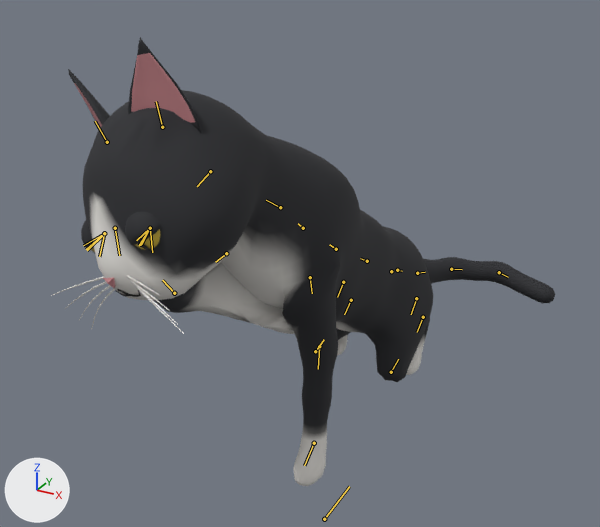
What one commit did to the glTF model models/cat/out/Cat.roblox.glb.
One viewpoint serves both versions: a 50 mm lens placed at (1.64, -3.29, 2.41), pointed at (-0.09, -0.15, 0.84). The axes (+X, +Y, +Z) are drawn at lower left. The lights are the same throughout. The picture after the commit comes second. Both versions are drawn at frame 75 of the action 'IdleGroom'; the numbers are the values there. The bones that bend it are drawn over the model as lines.

In view in the first picture: 'Cat'.
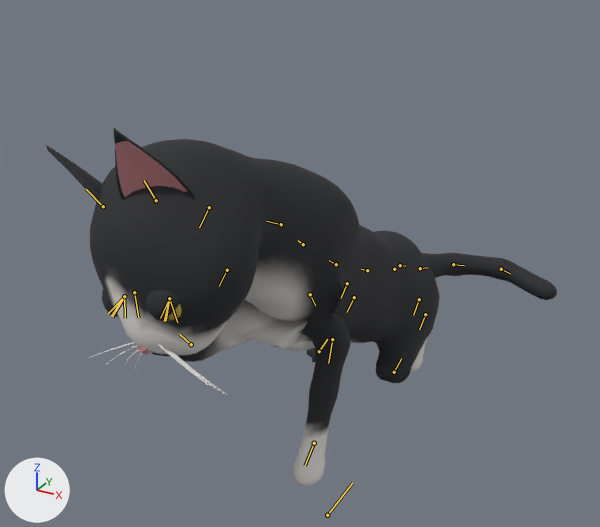
Boxes (x1, y1, x2, y2) around the edits, measured in the pictures (600 x 527 px):
```json
{"object": "Cat", "change": "posed", "before": [51, 37, 555, 486], "after": [46, 128, 557, 486], "on screen": "20% shorter"}
{"bone": "Root", "before": "(324, 519) to (349, 486)", "after": "(327, 515) to (352, 483)"}
{"bone": "Hips", "before": "(391, 271) to (390, 271)", "after": "(394, 269) to (393, 269)"}
{"bone": "Spine1", "before": "(367, 261) to (360, 258)", "after": "(367, 270) to (361, 269)"}
{"bone": "Spine2", "before": "(336, 249) to (329, 244)", "after": "(336, 264) to (329, 260)"}
{"bone": "Neck", "before": "(280, 207) to (266, 200)", "after": "(281, 224) to (266, 221)"}
{"bone": "Head", "before": "(210, 171) to (197, 186)", "after": "(209, 207) to (199, 227)"}
{"bone": "UpperArm.L", "before": "(310, 277) to (312, 293)", "after": "(310, 294) to (315, 305)"}
{"bone": "Forearm.L", "before": "(319, 346) to (318, 369)", "after": "(332, 339) to (328, 363)"}
{"bone": "Paw.L", "before": "(314, 443) to (304, 465)", "after": "(314, 443) to (305, 465)"}
{"bone": "UpperArm.R", "before": "(226, 253) to (215, 262)", "after": "(227, 270) to (219, 286)"}
{"bone": "Forearm.R", "before": "(174, 293) to (162, 280)", "after": "(191, 344) to (179, 334)"}
{"bone": "Tail1", "before": "(397, 270) to (402, 271)", "after": "(400, 265) to (405, 266)"}
{"bone": "Thigh.L", "before": "(416, 298) to (411, 314)", "after": "(419, 299) to (413, 315)"}
{"bone": "Shin.L", "before": "(391, 372) to (398, 359)", "after": "(394, 372) to (401, 358)"}
{"bone": "Foot.L", "before": "(423, 317) to (417, 332)", "after": "(425, 314) to (419, 329)"}
{"bone": "Thigh.R", "before": "(343, 282) to (337, 297)", "after": "(347, 283) to (341, 298)"}
{"bone": "Shin.R", "before": "(315, 351) to (324, 339)", "after": "(319, 351) to (327, 339)"}
{"bone": "Foot.R", "before": "(351, 300) to (344, 314)", "after": "(354, 297) to (347, 312)"}
```

The change, as JSON lines over the scene's bpy script:
```json
{"block": "bone_root", "where": "bone_root = bpy.data.objects['CatRig'].pose.bones['Root']"}
{"op": "set", "path": "bone_root.location", "old": "(0.0, -0.007, -0.161)", "new": "(0.0, 0.002, -0.161)"}
{"block": "bone_hips", "where": "bone_hips = bpy.data.objects['CatRig'].pose.bones['Hips']  # child of 'Root'"}
{"op": "set", "path": "bone_hips.rotation_quaternion", "old": "(0.975, -0.221, 0.0, 0.0)", "new": "(0.99, -0.143, 0.0, 0.0)", "note": "degrees (-26, 0, 0) -> degrees (-17, 0, 0)"}
{"block": "bone_spine1", "where": "bone_spine1 = bpy.data.objects['CatRig'].pose.bones['Spine1']  # child of 'Hips'"}
{"op": "set", "path": "bone_spine1.rotation_quaternion", "old": "(0.999, -0.04, 0.0, 0.0)", "new": "(0.996, -0.088, 0.0, 0.0)", "note": "degrees (-5, 0, 0) -> degrees (-10, 0, 0)"}
{"block": "bone_spine2", "where": "bone_spine2 = bpy.data.objects['CatRig'].pose.bones['Spine2']  # child of 'Spine1'"}
{"op": "set", "path": "bone_spine2.rotation_quaternion", "old": "(1.0, -0.028, 0.0, 0.0)", "new": "(0.998, -0.064, 0.0, 0.0)", "note": "degrees (-3, 0, 0) -> degrees (-7, 0, 0)"}
{"block": "bone_neck", "where": "bone_neck = bpy.data.objects['CatRig'].pose.bones['Neck']  # child of 'Chest'"}
{"op": "set", "path": "bone_neck.rotation_quaternion", "old": "(0.935, 0.34, 0.036, 0.098)", "new": "(0.907, 0.407, 0.043, 0.095)", "note": "degrees (40, 0, 12) -> degrees (48, 0, 12)"}
{"block": "bone_head", "where": "bone_head = bpy.data.objects['CatRig'].pose.bones['Head']  # child of 'Neck'"}
{"op": "set", "path": "bone_head.rotation_quaternion", "old": "(0.971, 0.205, 0.103, 0.066)", "new": "(0.949, 0.291, 0.109, 0.057)", "note": "degrees (25, 10, 10) -> degrees (35, 10, 10)"}
{"block": "bone_upperarm_l", "where": "bone_upperarm_l = bpy.data.objects['CatRig'].pose.bones['UpperArm.L']  # child of 'Chest'"}
{"op": "set", "path": "bone_upperarm_l.rotation_quaternion", "old": "(0.987, 0.161, -0.004, -0.026)", "new": "(0.939, 0.344, -0.009, -0.025)", "note": "degrees (19, 0, -3) -> degrees (40, 0, -3)"}
{"block": "bone_forearm_l", "where": "bone_forearm_l = bpy.data.objects['CatRig'].pose.bones['Forearm.L']  # child of 'UpperArm.L'"}
{"op": "set", "path": "bone_forearm_l.rotation_quaternion", "old": "(0.988, 0.155, 0.0, 0.0)", "new": "(0.987, -0.159, 0.0, 0.0)", "note": "degrees (18, 0, 0) -> degrees (-18, 0, 0)"}
{"block": "bone_paw_l", "where": "bone_paw_l = bpy.data.objects['CatRig'].pose.bones['Paw.L']  # child of 'Forearm.L'"}
{"op": "set", "path": "bone_paw_l.rotation_quaternion", "old": "(1.0, -0.03, 0.0, 0.0)", "new": "(0.995, 0.1, 0.0, 0.0)", "note": "degrees (-3, 0, 0) -> degrees (11, 0, 0)"}
{"block": "bone_upperarm_r", "where": "bone_upperarm_r = bpy.data.objects['CatRig'].pose.bones['UpperArm.R']  # child of 'Chest'"}
{"op": "set", "path": "bone_upperarm_r.rotation_quaternion", "old": "(0.779, -0.626, 0.016, -0.02)", "new": "(0.928, -0.371, 0.01, -0.024)", "note": "degrees (-78, 0, -3) -> degrees (-44, 0, -3)"}
{"block": "bone_forearm_r", "where": "bone_forearm_r = bpy.data.objects['CatRig'].pose.bones['Forearm.R']  # child of 'UpperArm.R'"}
{"op": "set", "path": "bone_forearm_r.rotation_quaternion", "old": "(0.979, -0.204, 0.0, 0.0)", "new": "(0.886, -0.465, 0.0, 0.0)", "note": "degrees (-24, 0, 0) -> degrees (-55, 0, 0)"}
{"block": "bone_tail1", "where": "bone_tail1 = bpy.data.objects['CatRig'].pose.bones['Tail1']  # child of 'Hips'"}
{"op": "set", "path": "bone_tail1.rotation_quaternion", "old": "(0.999, 0.007, 0.0, -0.035)", "new": "(0.997, -0.073, 0.003, -0.035)", "note": "degrees (1, 0, -4) -> degrees (-8, 0, -4)"}
{"block": "bone_thigh_l", "where": "bone_thigh_l = bpy.data.objects['CatRig'].pose.bones['Thigh.L']  # child of 'Hips'"}
{"op": "set", "path": "bone_thigh_l.rotation_quaternion", "old": "(0.999, 0.04, 0.0, 0.0)", "new": "(0.999, -0.044, 0.0, 0.0)", "note": "degrees (5, 0, 0) -> degrees (-5, 0, 0)"}
{"block": "bone_shin_l", "where": "bone_shin_l = bpy.data.objects['CatRig'].pose.bones['Shin.L']  # child of 'Thigh.L'"}
{"op": "set", "path": "bone_shin_l.rotation_quaternion", "old": "(0.737, 0.676, 0.0, 0.0)", "new": "(0.716, 0.698, 0.0, 0.0)", "note": "degrees (85, 0, 0) -> degrees (89, 0, 0)"}
{"block": "bone_foot_l", "where": "bone_foot_l = bpy.data.objects['CatRig'].pose.bones['Foot.L']  # child of 'Shin.L'"}
{"op": "set", "path": "bone_foot_l.rotation_quaternion", "old": "(0.753, -0.659, 0.0, 0.0)", "new": "(0.735, -0.678, 0.0, 0.0)", "note": "degrees (-82, 0, 0) -> degrees (-85, 0, 0)"}
{"block": "bone_thigh_r", "where": "bone_thigh_r = bpy.data.objects['CatRig'].pose.bones['Thigh.R']  # child of 'Hips'"}
{"op": "set", "path": "bone_thigh_r.rotation_quaternion", "old": "(0.999, 0.04, 0.0, 0.0)", "new": "(0.999, -0.044, 0.0, 0.0)", "note": "degrees (5, 0, 0) -> degrees (-5, 0, 0)"}
{"block": "bone_shin_r", "where": "bone_shin_r = bpy.data.objects['CatRig'].pose.bones['Shin.R']  # child of 'Thigh.R'"}
{"op": "set", "path": "bone_shin_r.rotation_quaternion", "old": "(0.737, 0.676, 0.0, 0.0)", "new": "(0.716, 0.698, 0.0, 0.0)", "note": "degrees (85, 0, 0) -> degrees (89, 0, 0)"}
{"block": "bone_foot_r", "where": "bone_foot_r = bpy.data.objects['CatRig'].pose.bones['Foot.R']  # child of 'Shin.R'"}
{"op": "set", "path": "bone_foot_r.rotation_quaternion", "old": "(0.753, -0.659, 0.0, 0.0)", "new": "(0.735, -0.678, 0.0, 0.0)", "note": "degrees (-82, 0, 0) -> degrees (-85, 0, 0)"}
```
